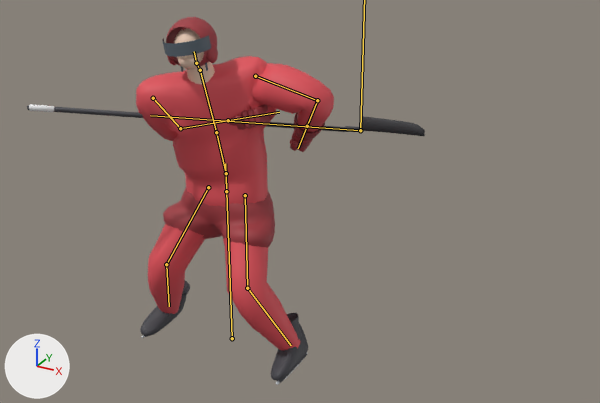
The glTF model src/render3d/assets/skater.glb: old version first, new version second.
Before and after are seen from a camera (50 mm lens) standing at (7.13, -10.47, 8.19) and looking at (1.22, 0.28, 2.82). Every picture has the same lights, and +X, +Y and +Z are marked at lower left. The picture after the commit comes second. Both versions are drawn at frame 7 of the action 'shot_slap'; the numbers are the values there. The bones that change, and the others that lie on the model, are drawn over the model as lines.

Objects in the first picture: 'Skater'.
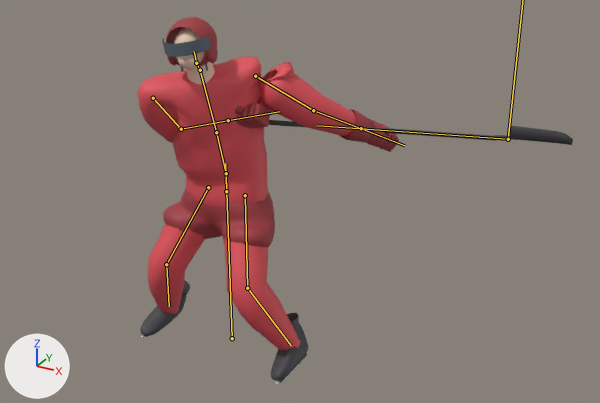
The change, as a diff of the scene's bpy script:
```diff
--- a/src/render3d/assets/skater.glb.py
+++ b/src/render3d/assets/skater.glb.py
@@ bone_upperarm_l @@
 bone_upperarm_l = bpy.data.objects['SkaterRig'].pose.bones['upperarm_L']  # child of 'shoulder_L'
-bone_upperarm_l.rotation_quaternion = (0.769, -0.284, 0.145, -0.554)  # degrees (-37, -5, -70)
+bone_upperarm_l.rotation_quaternion = (-0.048, 0.404, 0.909, -0.091)  # degrees (12, -179, -48)
@@ bone_forearm_l @@
 bone_forearm_l = bpy.data.objects['SkaterRig'].pose.bones['forearm_L']  # child of 'upperarm_L'
-bone_forearm_l.rotation_quaternion = (0.565, 0.207, 0.212, 0.77)  # degrees (34, -5, 106)
+bone_forearm_l.rotation_quaternion = (0.985, -0.173, 0.0, 0.0)  # degrees (-20, 0, 0)
@@ bone_upperarm_r @@
 bone_upperarm_r = bpy.data.objects['SkaterRig'].pose.bones['upperarm_R']  # child of 'shoulder_R'
-bone_upperarm_r.rotation_quaternion = (0.922, 0.226, 0.313, -0.036)  # degrees (29, 36, 5)
+bone_upperarm_r.rotation_quaternion = (0.813, 0.109, -0.535, -0.201)  # degrees (44, -56, -52)
@@ bone_forearm_r @@
 bone_forearm_r = bpy.data.objects['SkaterRig'].pose.bones['forearm_R']  # child of 'upperarm_R'
-bone_forearm_r.rotation_quaternion = (0.495, -0.252, -0.313, -0.77)  # degrees (19, -44, -122)
+bone_forearm_r.rotation_quaternion = (0.586, -0.81, 0.0, 0.0)  # degrees (-108, 0, 0)
@@ bone_stick @@
 bone_stick = bpy.data.objects['SkaterRig'].pose.bones['stick']  # child of 'root'
-bone_stick.location = (1.86, 3.87, -1.13)
+bone_stick.location = (3.81, 3.53, -2.83)
@@ bone_stick_blade @@
 bone_stick_blade = bpy.data.objects['SkaterRig'].pose.bones['stick_blade']  # child of 'root'
-bone_stick_blade.location = (1.86, 3.87, -1.13)
+bone_stick_blade.location = (3.81, 3.53, -2.83)
```

Changed parts and their boxes (x1, y1, x2, y2) in the pictures (600 x 403 px):
'Skater', posed (9% wider)
    before: (27, 17, 425, 385)
    after: (138, 17, 573, 385)
bone 'upperarm_L', root to tip
    before: (255, 76) to (317, 100)
    after: (255, 76) to (313, 110)
bone 'forearm_L', root to tip
    before: (317, 100) to (307, 126)
    after: (313, 110) to (361, 128)
bone 'upperarm_R', root to tip
    before: (153, 98) to (180, 128)
    after: (153, 98) to (181, 129)
bone 'forearm_R', root to tip
    before: (180, 128) to (228, 120)
    after: (181, 129) to (228, 120)
bone 'stick', root to tip
    before: (360, 130) to (150, 115)
    after: (508, 139) to (317, 125)
